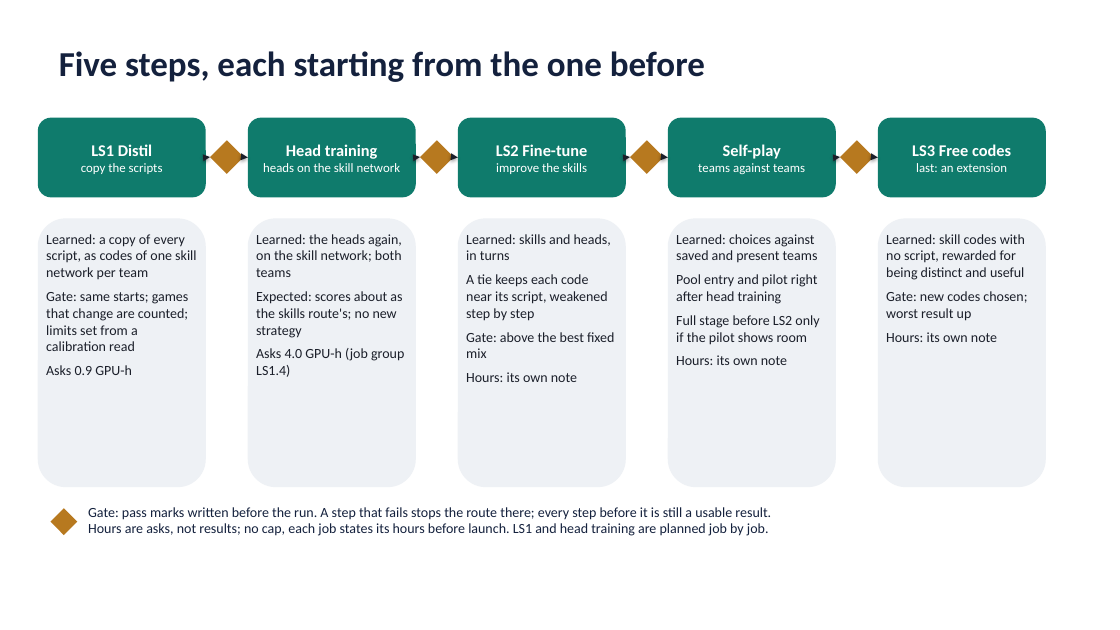
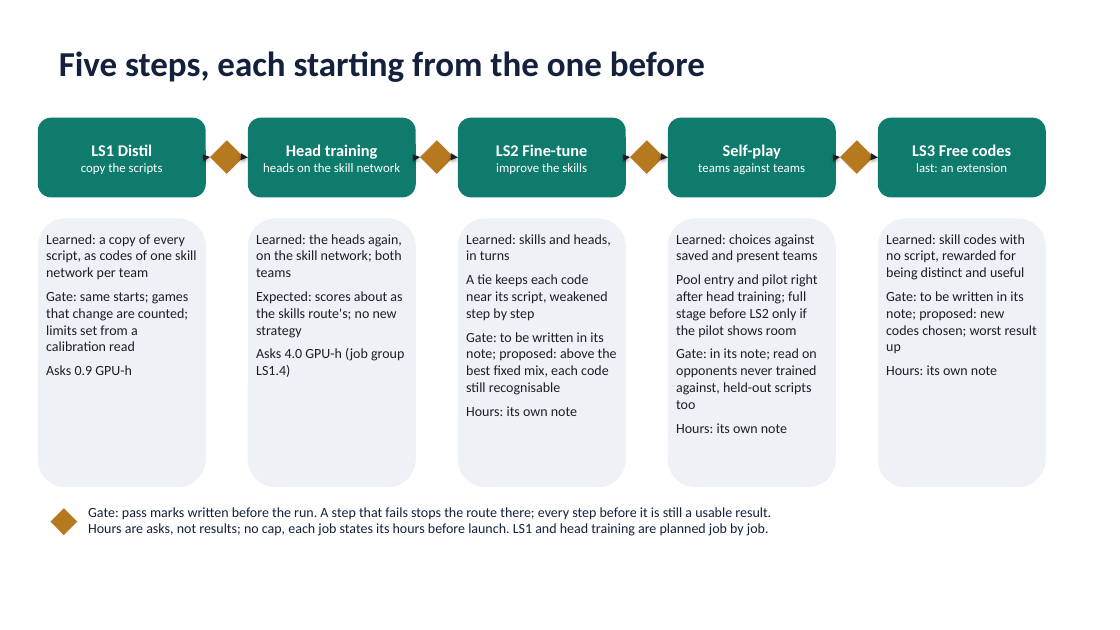
Before and after one commit to AI-DA-STC/AirStack-starling-max2, a slide deck: slide 4 of svg_training/ste_learning/figures/learned_skills_route.pptx. Drawn at 1120x630 pixels with LibreOffice and Linux fonts; fonts in the diff are those of the drawing. Boxes give left, top, right and bottom in pixels: in the first picture for what was removed or moved away, otherwise in the second. Text is boxed around its words. In the diff, an @@ line names an element or a change of style, - is before the commit and + after.

```diff
--- a/svg_training/ste_learning/figures/learned_skills_route.pptx
+++ b/svg_training/ste_learning/figures/learned_skills_route.pptx
@@ text at [676, 274, 818, 409]: text changed @@
-Pool entry and pilot right after head training
-Full stage before LS2 only if the pilot shows room
+Pool entry and pilot right after head training; full stage before LS2 only if the pilot shows room
+Gate: in its note; read on opponents never trained against, held-out scripts too
@@ text at [886, 291, 1037, 353]: text changed @@
-Gate: new codes chosen; worst result up
+Gate: to be written in its note; proposed: new codes chosen; worst result up
@@ text at [466, 332, 617, 395]: text changed @@
-Gate: above the best fixed mix
+Gate: to be written in its note; proposed: above the best fixed mix, each code still recognisable
```
Also in this commit, not shown: 3 other files.
